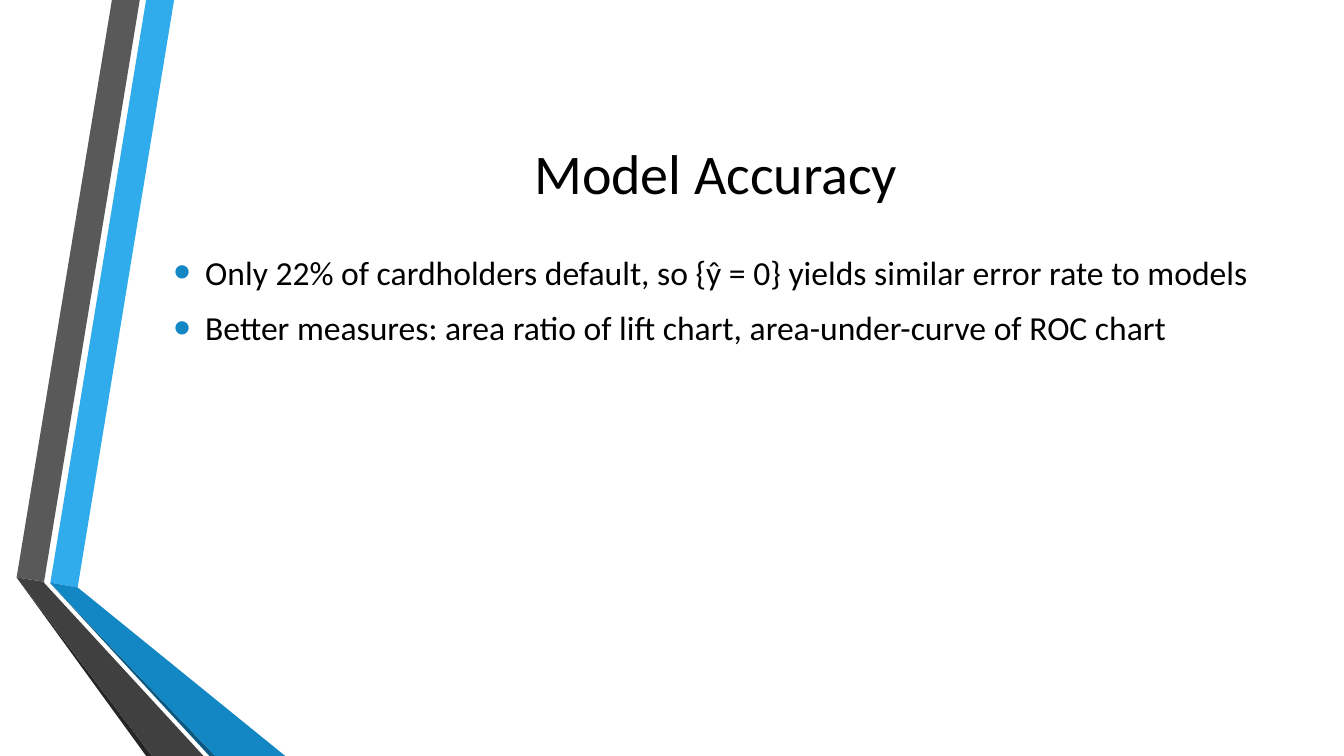
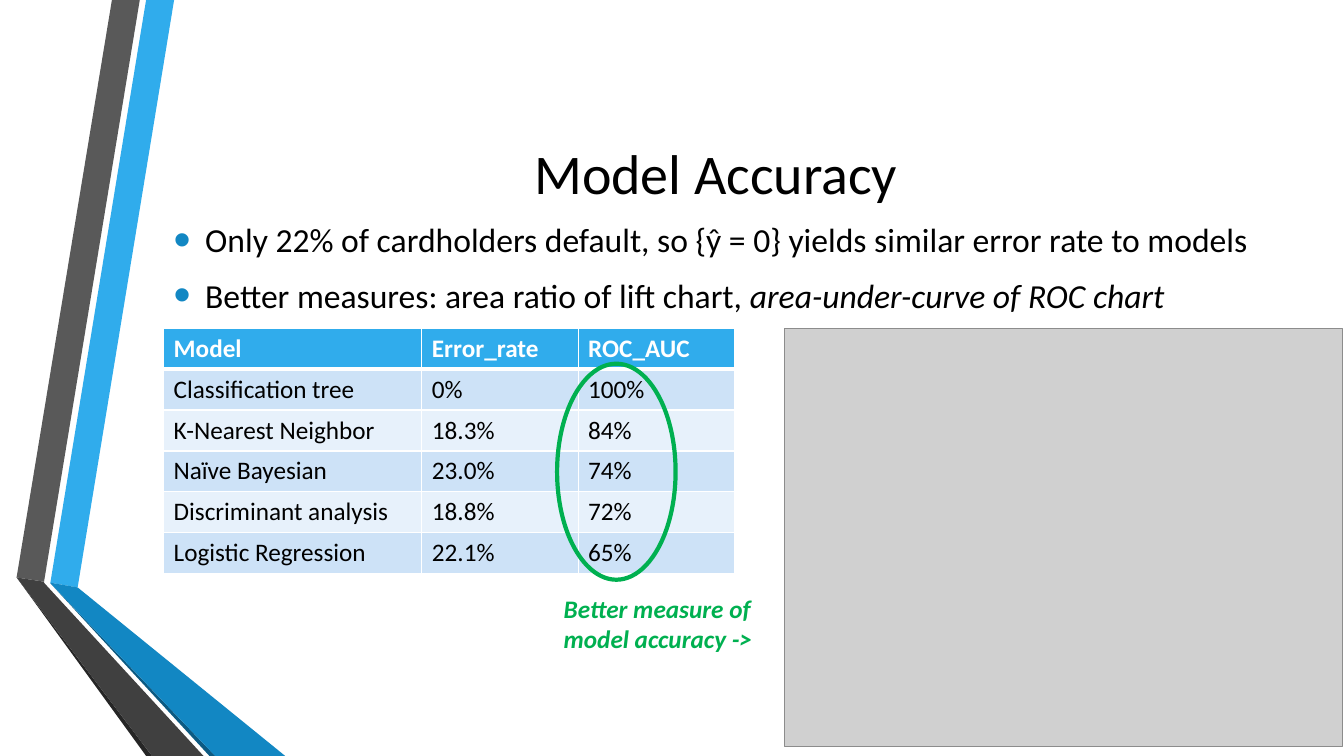
Before and after one commit to jb08/credit_card_default_ML, a slide deck: slide 5 of Predicting_Credit_Card_defaults.pptx. Drawn at 1344x756 pixels with LibreOffice and Linux fonts; fonts in the diff are those of the drawing; grey boxes stand for pictures; background and template pictures are left out. Boxes give left, top, right and bottom in pixels: in the first picture for what was removed or moved away, otherwise in the second. Text is boxed around its words. In the diff, an @@ line names an element or a change of style, - is before the commit and + after.

```diff
--- a/Predicting_Credit_Card_defaults.pptx
+++ b/Predicting_Credit_Card_defaults.pptx
@@ text "Only 22% of cardholders default, ..." moved from (x1=205, y1=260, x2=1247, y2=344) to (x1=205, y1=227, x2=1247, y2=312) @@
@@ text at (x1=205, y1=284, x2=1164, y2=312): italic on in "area-under-curve of ROC chart" @@
@@ table added at (x1=163, y1=329, x2=734, y2=574), 6 rows, 3 columns @@
+Model | Error_rate | ROC_AUC
+Classification tree | 0% | 100%
+K-Nearest Neighbor | 18.3% | 84%
+Naïve Bayesian | 23.0% | 74%
+Discriminant analysis | 18.8% | 72%
+Logistic Regression | 22.1% | 65%
@@ picture added at (x1=784, y1=329, x2=1342, y2=747) @@
@@ ellipse added at (x1=558, y1=364, x2=677, y2=580), outline #00B050 3 pt @@
@@ text added at (x1=564, y1=600, x2=750, y2=652), 18 pt, text #00B050, bold, italic @@
+  Better measure of model accuracy ->
```
Also in this commit, not shown: 1 other slide changed, 4 other files.
